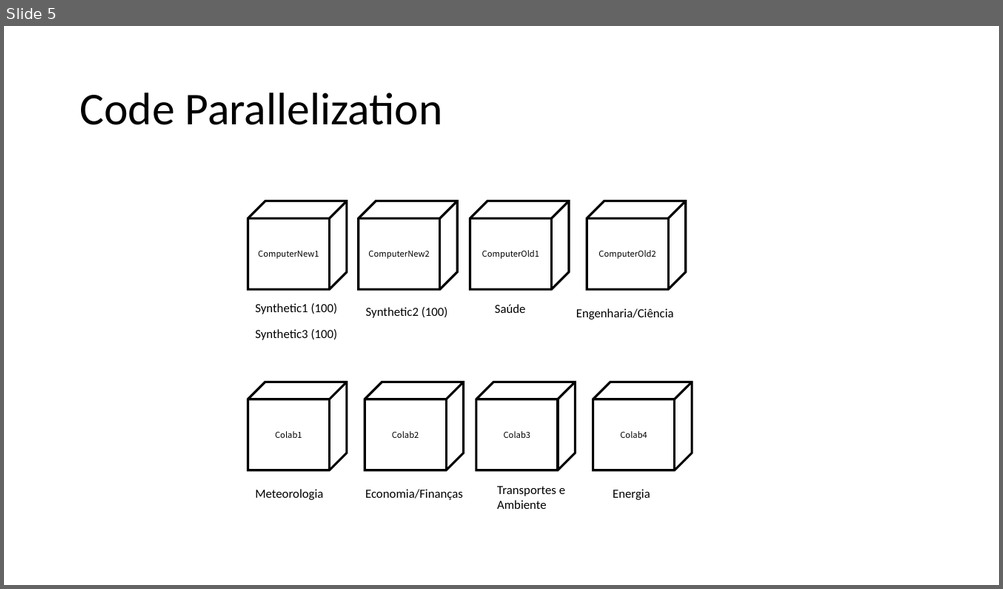
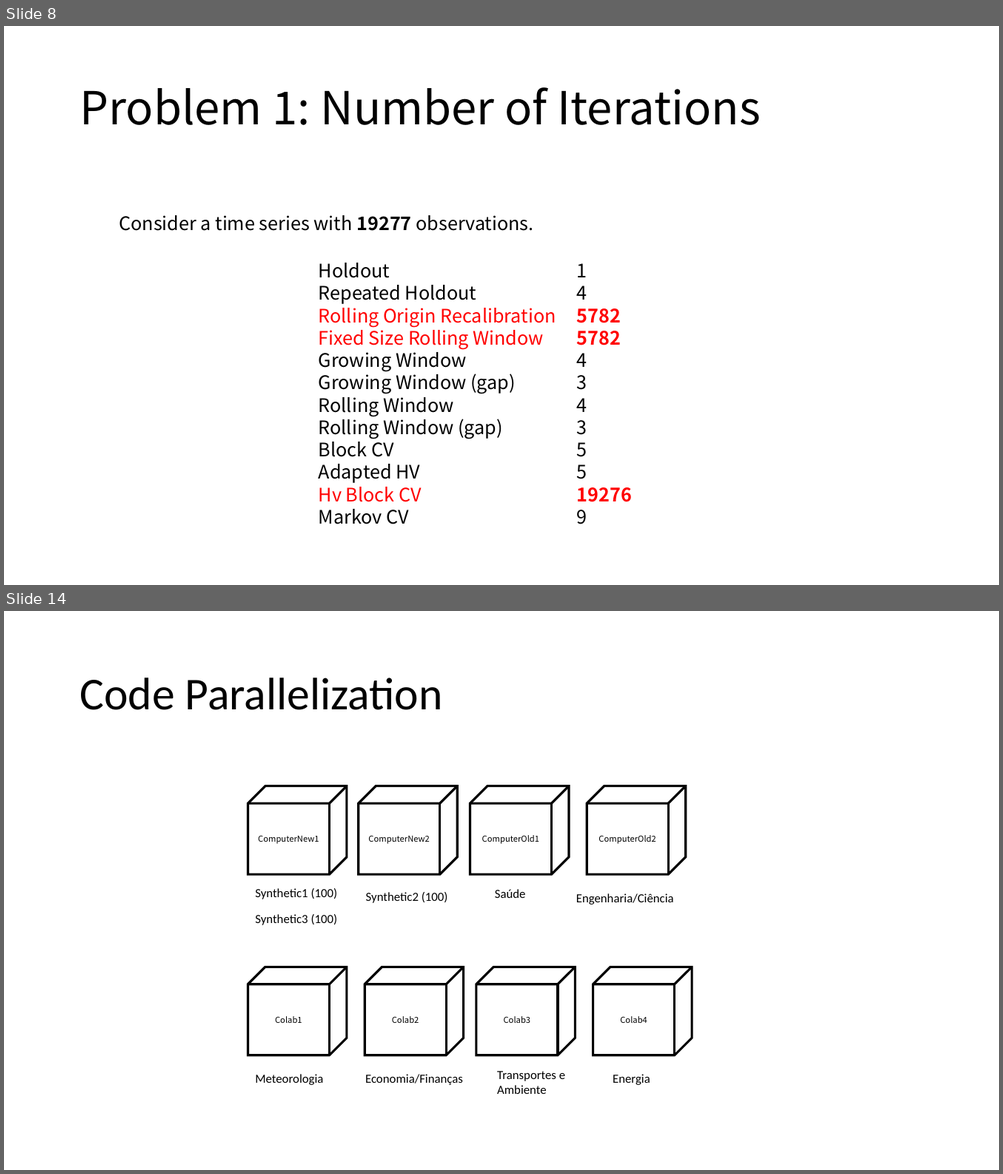
Before and after one commit to MiguelLoureiro98/timecave, a slide deck: papers/.ppt/TimeSeriesCV_31052024.pptx. Shown one above the other, each under a label of ours: slide 5 before the commit, slides 8 and 14 after it; the slides between them are not shown. The pictures are 1003x589 and 1003x1174 pixels, drawn with LibreOffice and Linux fonts; fonts in the diff are those of the drawing. Boxes give left, top, right and bottom in pixels: in the first picture for what was removed or moved away, otherwise in the second. Text is boxed around its words. In the diff, an @@ line names an element or a change of style, - is before the commit and + after.

```diff
--- a/papers/.ppt/TimeSeriesCV_31052024.pptx
+++ b/papers/.ppt/TimeSeriesCV_31052024.pptx
@@ slide 8 added at <box>4,26,999,585</box>, background #FFFFFF @@
@@ text added at <box>79,87,760,125</box>, 44 pt, text #000000 @@
+Problem 1: Number of Iterations
@@ text added at <box>119,215,533,231</box>, 18 pt, text #000000 @@
+Consider a time series with 19277 observations.
@@ text added at <box>318,263,556,525</box>, 18 pt, text #000000 @@
+Holdout
+Repeated Holdout
+Rolling Origin Recalibration
+Fixed Size Rolling Window
+Growing Window
+Growing Window (gap)
+Rolling Window
+Rolling Window (gap)
+Block CV
+Adapted HV
+Hv Block CV
+Markov CV
@@ text added at <box>577,264,632,525</box>, 18 pt, text #FF0000, bold @@
+1
+4
+5782
+5782
+4
+3
+4
+3
+5
+5
+19276
+9
@@ what was slide 5 is now slide 14 @@
```
Also in this commit, not shown: 5 slides changed, 7 other slides added, 16 slides removed, 1 other file.
